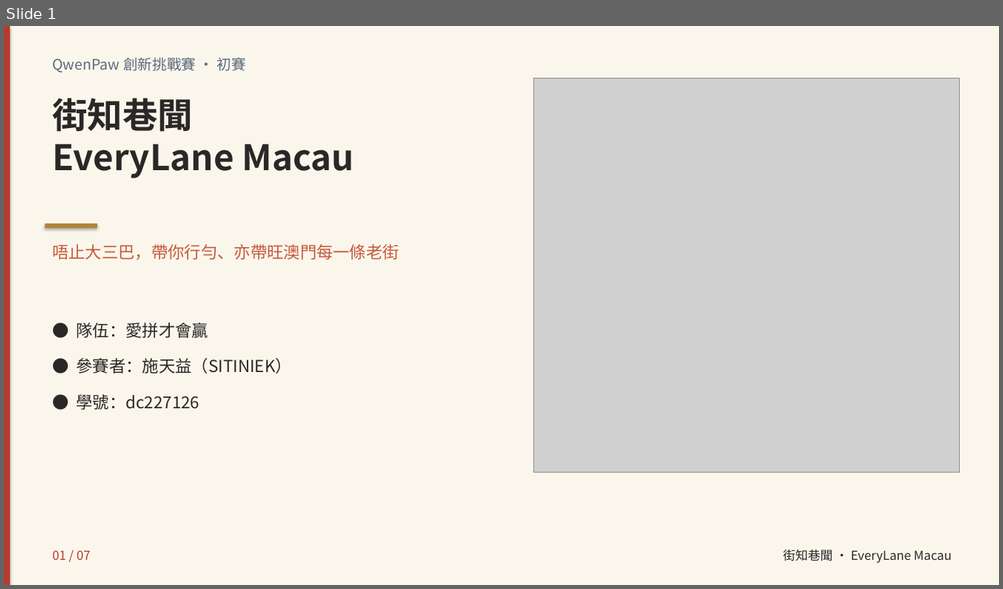
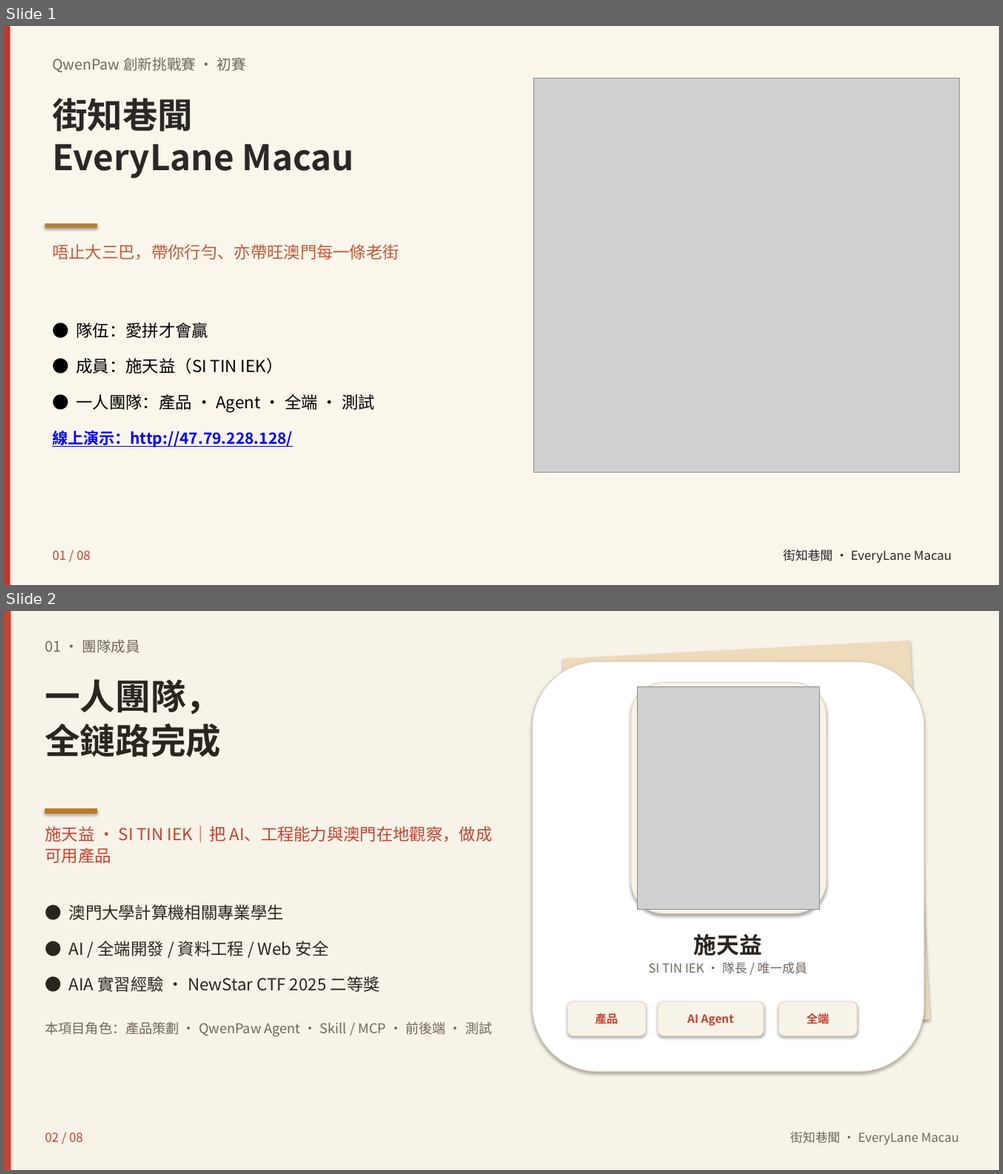
Before and after one commit to Mikey-SI/everylane-macau, a slide deck: docs/團隊介紹視頻_3分鐘_可編輯.pptx. Shown one above the other, each under a label of ours: slide 1 before the commit, slides 1 and 2 after it. The pictures are 1003x589 and 1003x1174 pixels, drawn with LibreOffice and Linux fonts; fonts in the diff are those of the drawing; grey boxes stand for pictures. Boxes give left, top, right and bottom in pixels: in the first picture for what was removed or moved away, otherwise in the second. Text is boxed around its words. In the diff, an @@ line names an element or a change of style, - is before the commit and + after.

```diff
--- a/docs/團隊介紹視頻_3分鐘_可編輯.pptx
+++ b/docs/團隊介紹視頻_3分鐘_可編輯.pptx
@@ slide 2 added at [4,611,999,1170], background #FFFFFF @@
@@ rectangle added at [4,611,999,1170], fill #F8F3E9, outline #F8F3E9 0.75 pt @@
@@ rectangle added at [4,611,10,1170], fill #C64331, outline #C64331 0.75 pt @@
@@ text added at [45,639,140,653], 14 pt, text #706860 @@
+01 · 團隊成員
@@ rectangle added at [563,641,929,1038], fill #EDDBBB, outline #EDDBBB 0.75 pt @@
@@ rounded rectangle added at [532,662,924,1072], fill #FFFFFF, outline #DDD0BE 0.75 pt @@
@@ text added at [45,679,221,758], 34 pt, text #2B2520, bold @@
+一人團隊，
+全鏈路完成
@@ rounded rectangle added at [631,683,826,914], fill #F8F3E9, outline #E0D3C2 0.75 pt @@
@@ picture added at [637,687,819,909] @@
@@ rectangle added at [45,809,97,813], fill #B77B2A, outline #B77B2A 0.75 pt @@
@@ text added at [45,826,492,863], 16 pt, text #C64331 @@
+施天益 · SI TIN IEK｜把 AI、工程能力與澳門在地觀察，做成可用產品
@@ text added at [69,905,284,920], 16 pt, text #2B2520 @@
+● 澳門大學計算機相關專業學生
@@ text added at [69,941,329,957], 16 pt, text #2B2520 @@
+● AI / 全端開發 / 資料工程 / Web 安全
@@ text added at [694,934,762,956], 22 pt, text #2B2520, bold @@
+施天益
@@ text added at [649,963,807,974], 12 pt, text #706860 @@
+SI TIN IEK · 隊長 / 唯一成員
@@ text added at [69,977,380,992], 16 pt, text #2B2520 @@
+● AIA 實習經驗 · NewStar CTF 2025 二等獎
@@ rounded rectangle added at [567,1002,646,1037], fill #F8F3E9, outline #EDDBBB 0.75 pt, 11 pt, text #C64331, bold @@
+產品
@@ rounded rectangle added at [657,1002,763,1037], fill #F8F3E9, outline #EDDBBB 0.75 pt, 11 pt, text #C64331, bold @@
+AI Agent
@@ rounded rectangle added at [779,1002,856,1037], fill #F8F3E9, outline #EDDBBB 0.75 pt, 11 pt, text #C64331, bold @@
+全端
@@ text added at [45,1022,492,1037], 13 pt, text #706860 @@
+本項目角色：產品策劃 · QwenPaw Agent · Skill / MCP · 前後端 · 測試
@@ text added at [45,1133,83,1142], 12 pt, text #C64331 @@
+02 / 08
@@ text added at [790,1132,959,1145], 12 pt, text #706860 @@
+街知巷聞 · EveryLane Macau
@@ slide 1 changed as well @@
@@ text "QwenPaw 創新挑戰賽 · 初賽" at [52,57,246,73]: text colour #5A6B7D to #706860 @@
@@ text "● 隊伍：愛拼才會贏" at [77,323,209,338]: text colour #2A2826 to #000000 @@
@@ text at [77,358,283,374]: text changed; text colour #2A2826 to #000000 @@
-● 參賽者：施天益（SITINIEK）
+● 成員：施天益（SI TIN IEK）
@@ text at [77,395,375,412]: text changed; text colour #2A2826 to #000000 @@
-● 學號：dc227126
+● 一人團隊：產品 · Agent · 全端 · 測試
@@ text added at [52,431,293,448], 15 pt, text #0000FF, bold, underline @@
+線上演示：http://47.79.228.128/
@@ text at [52,551,91,560]: text changed; text colour #B83A2F to #C64331 @@
-01 / 07
+01 / 08
```
Also in this commit, not shown: 6 other slides changed, 41 other files.
